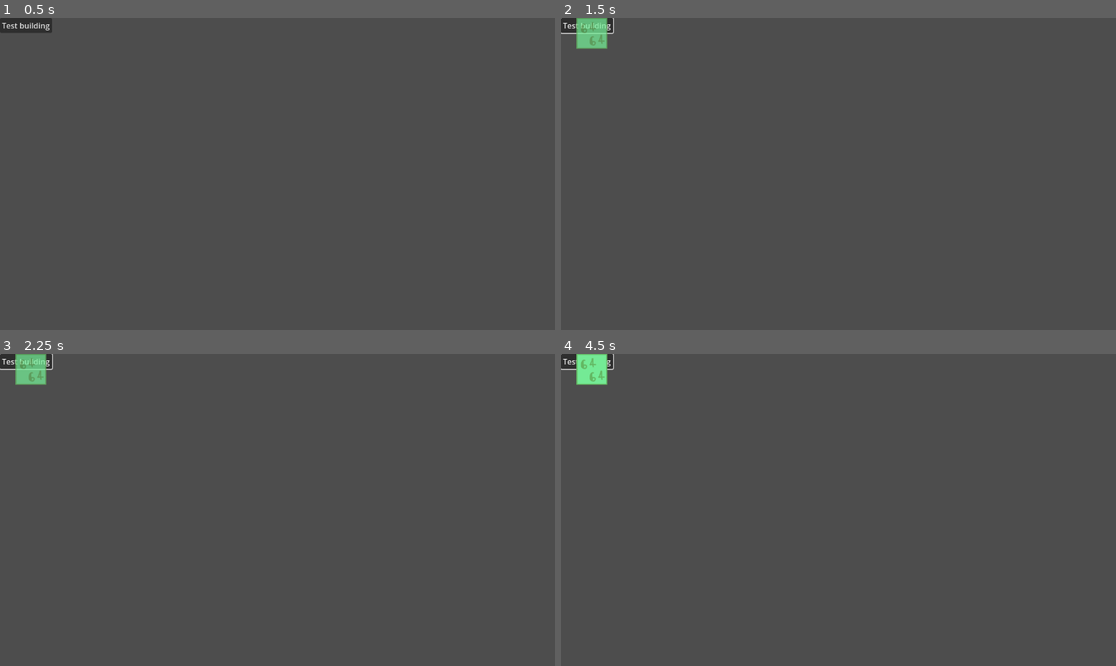
Above: before the commit, frames 1-4 (two rows, left to right).
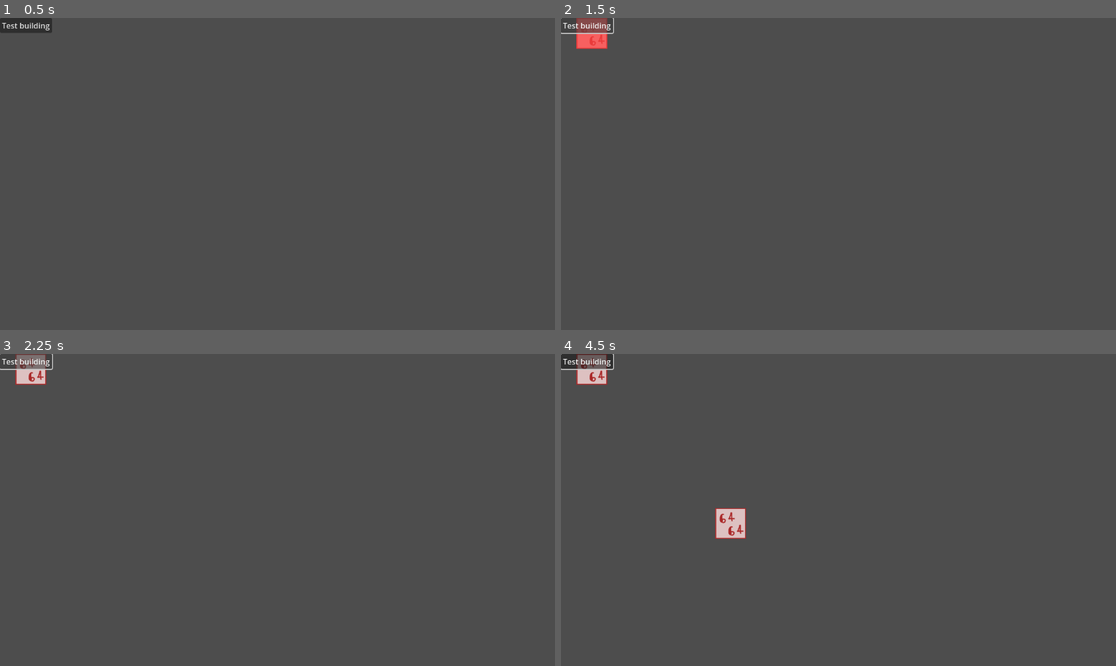
Above: after the commit, the same moments.

Repository: lacedon/western-town-sim
Game: Godot game, scene res://src/screens/game/game.tscn
Same seed, same stepped clock (60 frames per second), same inputs: the game is played once before the commit and once after it. The project has no main scene, so this scene is started directly.
Inputs (mouse positions are in pixels of both pictures, inside the frame that each line leads up to):
- Up to frame 1 (0.5 s): no input
- Up to frame 2 (1.5 s): click "Test building" at 0.5 s; click "Test building" at 1.25 s
- Up to frame 3 (2.25 s): click "Test building" at 2 s
- Up to frame 4 (4.5 s): tap Enter at 2.75, 4.25 s; move the mouse to (960, 494) at 2.77 s; click (960, 494) at 2.92 s; tap Space at 3.5 s; move the mouse to (727, 525) at 3.52 s; click (727, 525) at 3.67 s; move the mouse to (894, 441) at 4.27 s; click (894, 441) at 4.42 s

Frame 1 is identical in both runs. In frame 2, 0.6% of the frame differs, in the area x 2-9%, y 0-11%; in frame 3, 0.6%; in frame 4, 1.1%, in the area x 2-34%, y 0-60%.

Commit message:
Imporove placing buildings

Diff:
--- a/src/components/builder/builder.gd
+++ b/src/components/builder/builder.gd
@@ -2,6 +2,7 @@
 
 const eventConstants = preload("res://src/constants/events.gd")
 const testBuildingTexture = preload("res://resources/images/building6464.png")
+const BuildingScene = preload("res://src/components/building/building.tscn")
 
 @export var buildingContainer: Node
 
@@ -10,10 +11,12 @@
 var _isBuildingStarted: bool = false
 
 func _ready() -> void:
-  EventEmitter.addListener(eventConstants.START_BUILDING, startBuilding)
+  EventEmitter.addListener(eventConstants.START_BUILDING, toggleBuilding)
+  buildingNode.connect(buildingNode.areaEnteredExited.get_name(), _updateBuildingColoring)
 
 func _exit_tree() -> void:
-  EventEmitter.removeListener(eventConstants.START_BUILDING, startBuilding)
+  EventEmitter.removeListener(eventConstants.START_BUILDING, toggleBuilding)
+  buildingNode.disconnect(buildingNode.areaEnteredExited.get_name(), _updateBuildingColoring)
 
 func _input(event: InputEvent) -> void:
   if !_isBuildingStarted: return
@@ -24,10 +27,14 @@
       round(event.position.y / GameConfig.tileSize.y)
     ) * GameConfig.tileSize.x
   elif event is InputEventMouseButton && event.is_pressed():
-    placeBuilding()
-    startBuilding()
+    if buildingNode.canBePlaced():
+      placeBuilding()
+      toggleBuilding()
 
-func startBuilding() -> void:
+func _updateBuildingColoring() -> void:
+  buildingNode.updateColoring()
+
+func toggleBuilding() -> void:
   if _isBuildingStarted:
     _isBuildingStarted = false
     buildingNode.setBuilding(null)
@@ -41,5 +48,8 @@
 
 func placeBuilding() -> void:
   # TODO: Rewrite to use entity-pool
-  var building: BuildingNode = buildingNode.duplicate()
+  var building: BuildingNode = BuildingScene.instantiate()
+  building.building = buildingNode.building
+  building.mode = BuildingNode.BuildingMode.placed
+  building.position = buildingNode.position
   buildingContainer.add_child(building)
--- a/src/components/building/building.gd
+++ b/src/components/building/building.gd
@@ -2,13 +2,21 @@
 
 class_name BuildingNode
 
+signal areaEnteredExited
+
 enum BuildingMode {
   planing,
-  built
+  placed,
+}
+
+const ModeColors = {
+  planingSuccess = Color(.25, 1, .25, .75),
+  planingError = Color(1, .25, .25, .75),
+  normal = Color(1, 1, 1, 0),
 }
 
 @onready var sprite: Sprite2D = $Sprite2D
-@onready var sizeDebugBlock: ColorRect = $SizeDebugBlock
+@onready var coloringBlock: ColorRect = $ColoringBlock
 @onready var area2d: Area2D = $Area2D
 @onready var collisionObject: CollisionShape2D = $Area2D/CollisionShape2D
 
@@ -18,6 +26,13 @@
 func _ready() -> void:
   _initBuilding()
 
+  area2d.connect(area2d.area_entered.get_name(), _emitAreaEnteredExited)
+  area2d.connect(area2d.area_exited.get_name(), _emitAreaEnteredExited)
+
+func _exit_tree() -> void:
+  area2d.disconnect(area2d.area_entered.get_name(), _emitAreaEnteredExited)
+  area2d.disconnect(area2d.area_exited.get_name(), _emitAreaEnteredExited)
+
 func _initBuilding() -> void:
   if !building: return _resetBuilding()
 
@@ -25,25 +40,41 @@
   var buildingCenteringPosition: Vector2 = -buildingSizeInPixels / 2
 
   sprite.texture = building.texture
-  sprite.modulate = Color(1, 1, 1, 0.5)
 
-  sizeDebugBlock.custom_minimum_size = buildingSizeInPixels
-  sizeDebugBlock.position = buildingCenteringPosition
-  sizeDebugBlock.color = Color(0.25, 1, 0.5, 0.5)
-  sizeDebugBlock.show()
+  coloringBlock.custom_minimum_size = buildingSizeInPixels
+  coloringBlock.position = buildingCenteringPosition
+  updateColoring()
+  coloringBlock.show()
 
-  collisionObject.shape.size = buildingSizeInPixels
+  collisionObject.shape.size = buildingSizeInPixels - Vector2i(2, 2)
+  collisionObject.position = Vector2i.ONE
 
   area2d.show()
+  area2d.monitorable = mode == BuildingMode.placed
+  area2d.monitoring = mode == BuildingMode.planing
 
 func _resetBuilding() -> void:
   sprite.texture = null
+  coloringBlock.hide()
+  area2d.hide()
 
-  sizeDebugBlock.custom_minimum_size = Vector2i.ZERO
-  sizeDebugBlock.hide()
-
-  area2d.hide()
+func _emitAreaEnteredExited(_area: Area2D) -> void:
+  emit_signal(areaEnteredExited.get_name())
 
 func setBuilding(_building: RBuilding) -> void:
   building = _building
   _initBuilding()
+
+func canBePlaced() -> bool:
+  return !area2d.has_overlapping_areas()
+
+func setMode(newMode: BuildingMode) -> void:
+  mode = newMode
+  updateColoring()
+
+func updateColoring() -> void:
+  match mode:
+    BuildingMode.planing:
+      coloringBlock.color = ModeColors.planingSuccess if canBePlaced() else ModeColors.planingError
+    _:
+      coloringBlock.color = ModeColors.normal
--- a/src/components/building/building.tscn
+++ b/src/components/building/building.tscn
@@ -9,7 +9,7 @@
 
 [node name="Sprite2D" type="Sprite2D" parent="."]
 
-[node name="SizeDebugBlock" type="ColorRect" parent="."]
+[node name="ColoringBlock" type="ColorRect" parent="."]
 offset_right = 40.0
 offset_bottom = 40.0
 
--- a/src/screens/game/game.tscn
+++ b/src/screens/game/game.tscn
@@ -5,9 +5,9 @@
 
 [node name="Game" type="Node2D"]
 
+[node name="Buildings" type="Node2D" parent="."]
+
 [node name="Builder" parent="." node_paths=PackedStringArray("buildingContainer") instance=ExtResource("1_sjmr0")]
 buildingContainer = NodePath("../Buildings")
 
 [node name="GameUI" parent="." instance=ExtResource("1_eyx8b")]
-
-[node name="Buildings" type="Node" parent="."]
